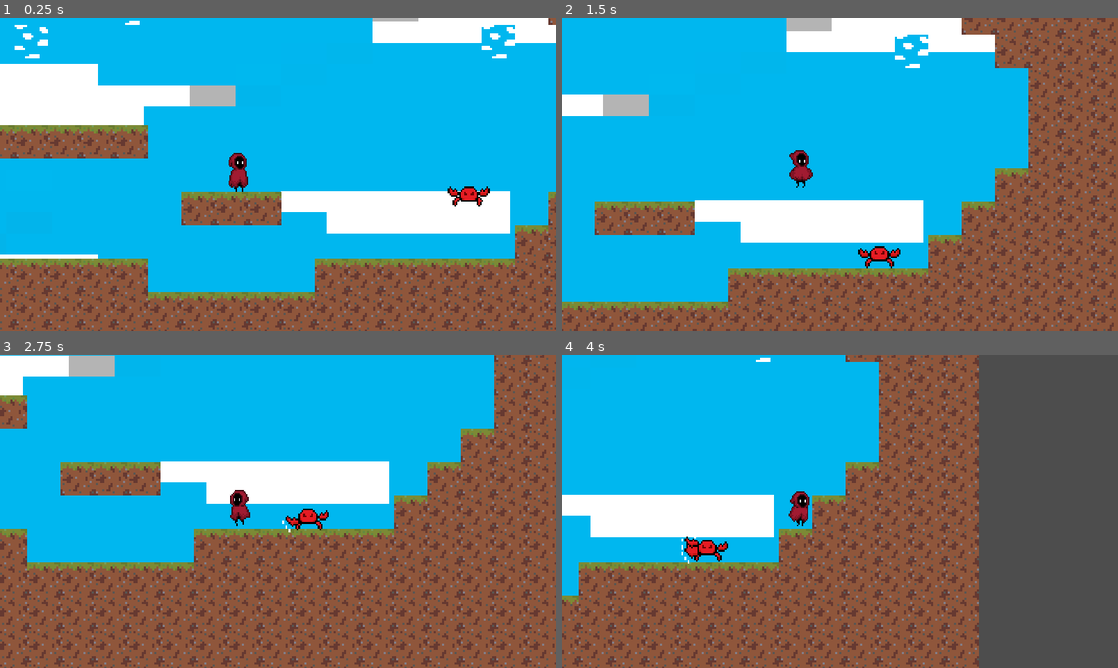
Above: before the commit, frames 1-4 (two rows, left to right).
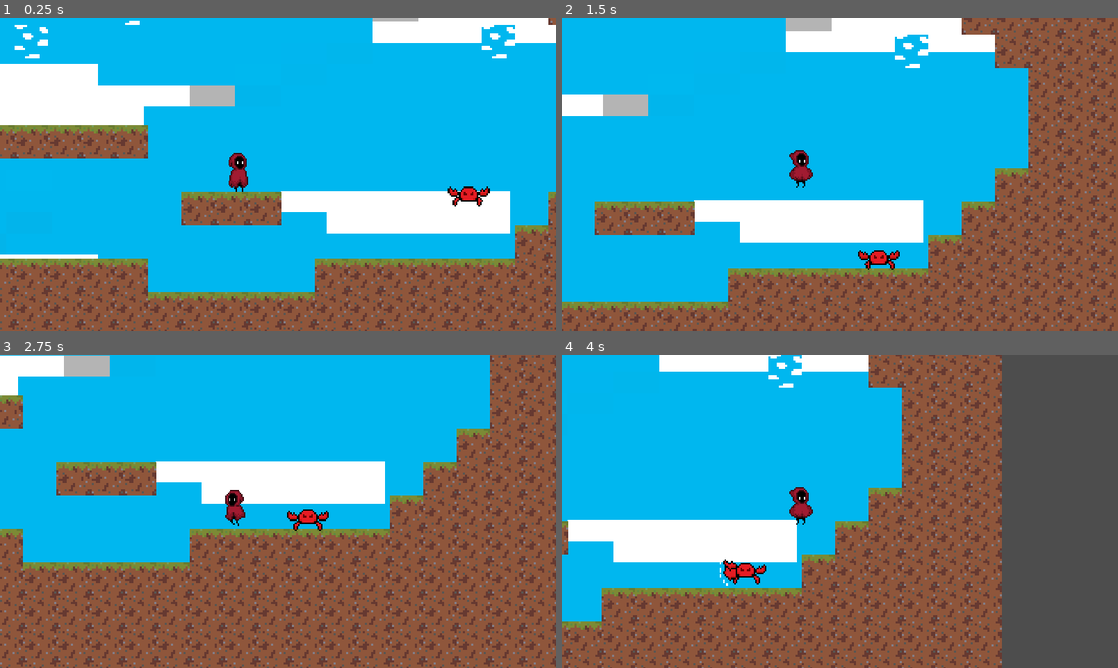
Above: after the commit, the same moments.

Repository: yeegz/Fallen-Asteri
Game: Godot game, scene res://scene.tscn
Two runs of this game, one before a commit and one after it. Both use one fixed random seed, a clock stepped at 60 frames per second and the inputs below. This scene is started directly instead of the project's main scene.
Inputs:
- Up to frame 1 (0.25 s): no input
- Up to frame 2 (1.5 s): tap Enter (ui_accept) at 0.5, 0.77 s; hold Right (ui_right) from 0.53 s (still down)
- Up to frame 3 (2.75 s): tap Enter (ui_accept) at 1.52 s; release Right (ui_right) at 2.03 s; hold Left (ui_left) from 2.03 s (still down)
- Up to frame 4 (4 s): release Left (ui_left) at 2.78 s; hold Right (ui_right) from 2.78 s (still down); tap Enter (ui_accept) at 3.02, 3.77 s

The runs differ from the first frame. In frame 1, less than 0.1% of the frame differs, in the area x 42-86%, y 21-59%; in frame 2, 0.3%; in frame 3, 21%; in frame 4, 33%, in the area x 0-80%, y 0-100%.

Commit message:
improve jump; modify detection area

Diff:
--- a/Scenes/character_body_2d.gd
+++ b/Scenes/character_body_2d.gd
@@ -33,7 +33,7 @@
 	elif direction == 0 or velocity.x == 0:
 
 		#requires move_towards to enable stopping movement
-		velocity.x  = move_toward(1, 0, 1)
+		velocity.x  = move_toward(1, 0, delta)
 
 
 	#move_and_slide required for basic physics functions to work
--- a/Scenes/enemy_12d.gd
+++ b/Scenes/enemy_12d.gd
@@ -2,7 +2,7 @@
 
 const GRAVITY_VALUE = 1100
 var SPEED = 70
-var JUMP = -50
+var JUMP = -500
 var ENEMY_HP = 90
 var player = null
 var player_chase = false
@@ -27,6 +27,10 @@
 func _physics_process(delta):
 	if player_chase == true:
 		position += (player.position - position)/ SPEED
+		move_toward(1,0,delta)
+		if not player.is_on_floor() and is_on_floor():
+			velocity.y = JUMP
+
 
 
 	#Animation
--- a/Scenes/enemy_12d.tscn
+++ b/Scenes/enemy_12d.tscn
@@ -5,11 +5,12 @@
 [ext_resource type="Texture2D" uid="uid://dkyid5oc0hh7f" path="res://Temporary Files/idle/crab_idle.png" id="3_lehdf"]
 [ext_resource type="Texture2D" uid="uid://b0c70kjk4k5ou" path="res://Temporary Files/attack/crab_attack.png" id="3_onv81"]
 
-[sub_resource type="RectangleShape2D" id="RectangleShape2D_spctw"]
-size = Vector2(66, 3)
+[sub_resource type="CircleShape2D" id="CircleShape2D_1g2fj"]
+radius = 19.0
 
-[sub_resource type="CircleShape2D" id="CircleShape2D_vo5qx"]
-radius = 220.036
+[sub_resource type="CapsuleShape2D" id="CapsuleShape2D_5i1fk"]
+radius = 121.0
+height = 484.0
 
 [sub_resource type="AtlasTexture" id="AtlasTexture_idln1"]
 atlas = ExtResource("3_onv81")
@@ -100,8 +101,8 @@
 texture = ExtResource("1_xxmt4")
 
 [node name="EnemyPhysics" type="CollisionShape2D" parent="."]
-position = Vector2(49, 75.5)
-shape = SubResource("RectangleShape2D_spctw")
+position = Vector2(49, 57)
+shape = SubResource("CircleShape2D_1g2fj")
 
 [node name="DetectionArea" type="Area2D" parent="."]
 collision_layer = 2
@@ -109,7 +110,8 @@
 
 [node name="CollisionShape2D" type="CollisionShape2D" parent="DetectionArea"]
 position = Vector2(48, 58)
-shape = SubResource("CircleShape2D_vo5qx")
+rotation = 1.5708
+shape = SubResource("CapsuleShape2D_5i1fk")
 
 [node name="AnimatedSprite2D" type="AnimatedSprite2D" parent="."]
 texture_filter = 1
